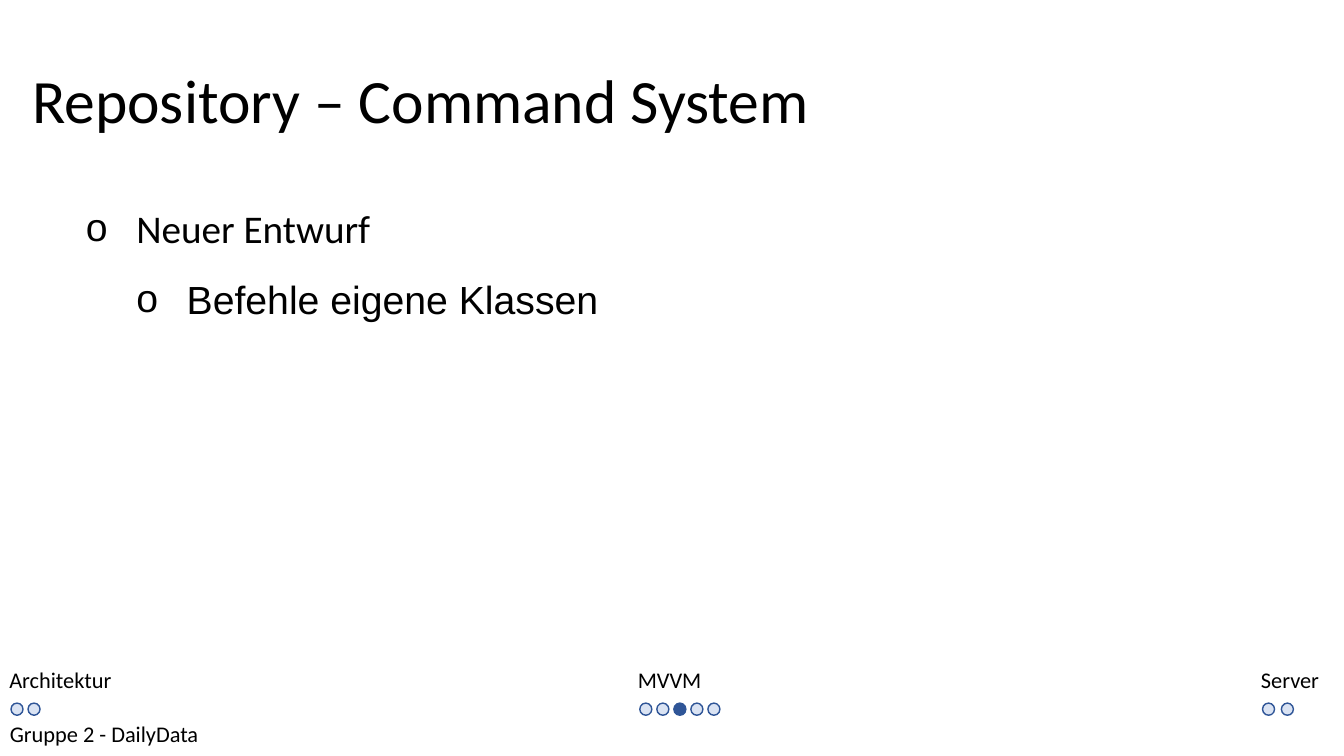
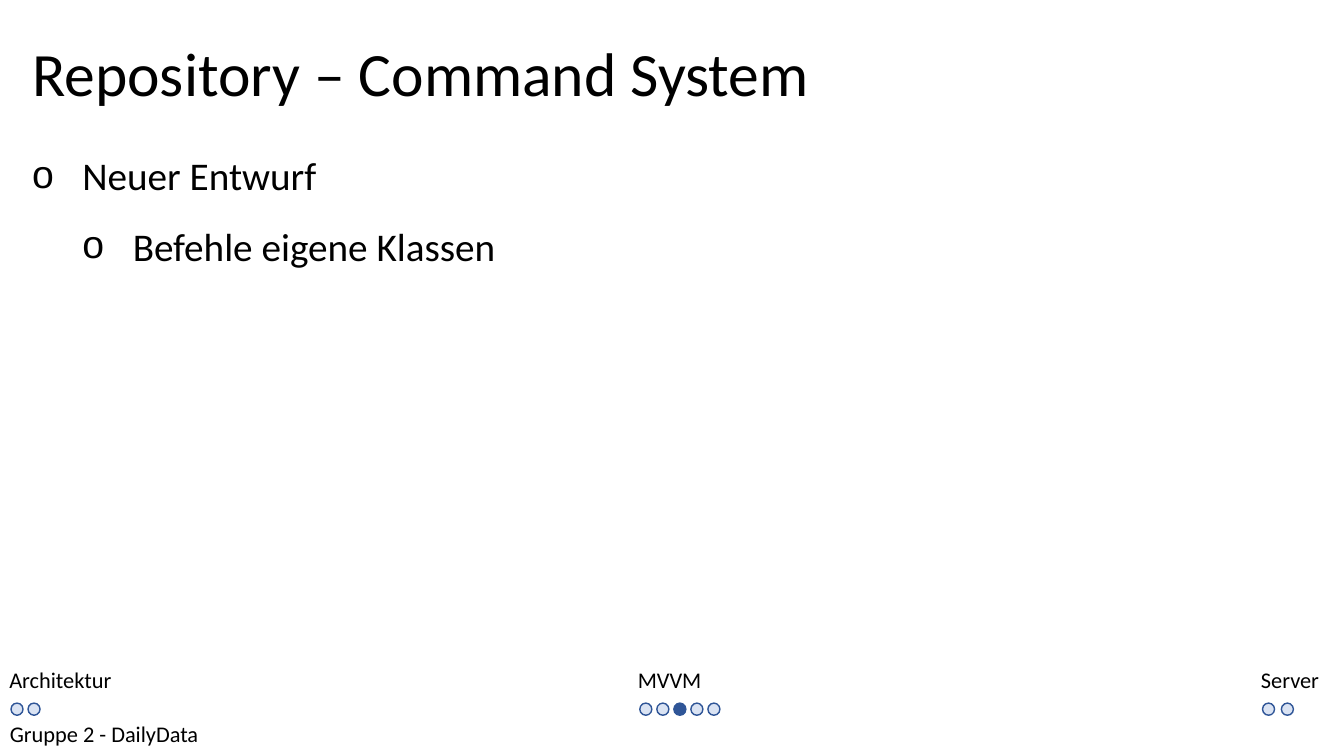
Before and after one commit to kittyahy/PSEAppGruppe2, a slide deck: slide 8 of Praesentationen/02-Entwurfsphase/Entwurf Präsentation.pptx. Drawn at 1344x756 pixels with LibreOffice and Linux fonts; fonts in the diff are those of the drawing. Boxes give left, top, right and bottom in pixels: in the first picture for what was removed or moved away, otherwise in the second. Text is boxed around its words. In the diff, an @@ line names an element or a change of style, - is before the commit and + after.

```diff
--- a/Praesentationen/02-Entwurfsphase/Entwurf Präsentation.pptx
+++ b/Praesentationen/02-Entwurfsphase/Entwurf Präsentation.pptx
@@ text "Repository – Command System": place and size @@
-text "Repository – Command System" at box(32, 80, 809, 133)
+text "Repository – Command System" at box(32, 53, 809, 106)
@@ text "Neuer Entwurf": place and size @@
-text "Neuer Entwurf" at box(136, 216, 598, 322)
+text "Neuer Entwurf" at box(82, 163, 496, 268)
@@ text at box(133, 233, 496, 268): font Arial to Calibri in "Befehle eigene Klassen" @@
```
Also in this commit, not shown: 10 other slides changed.
